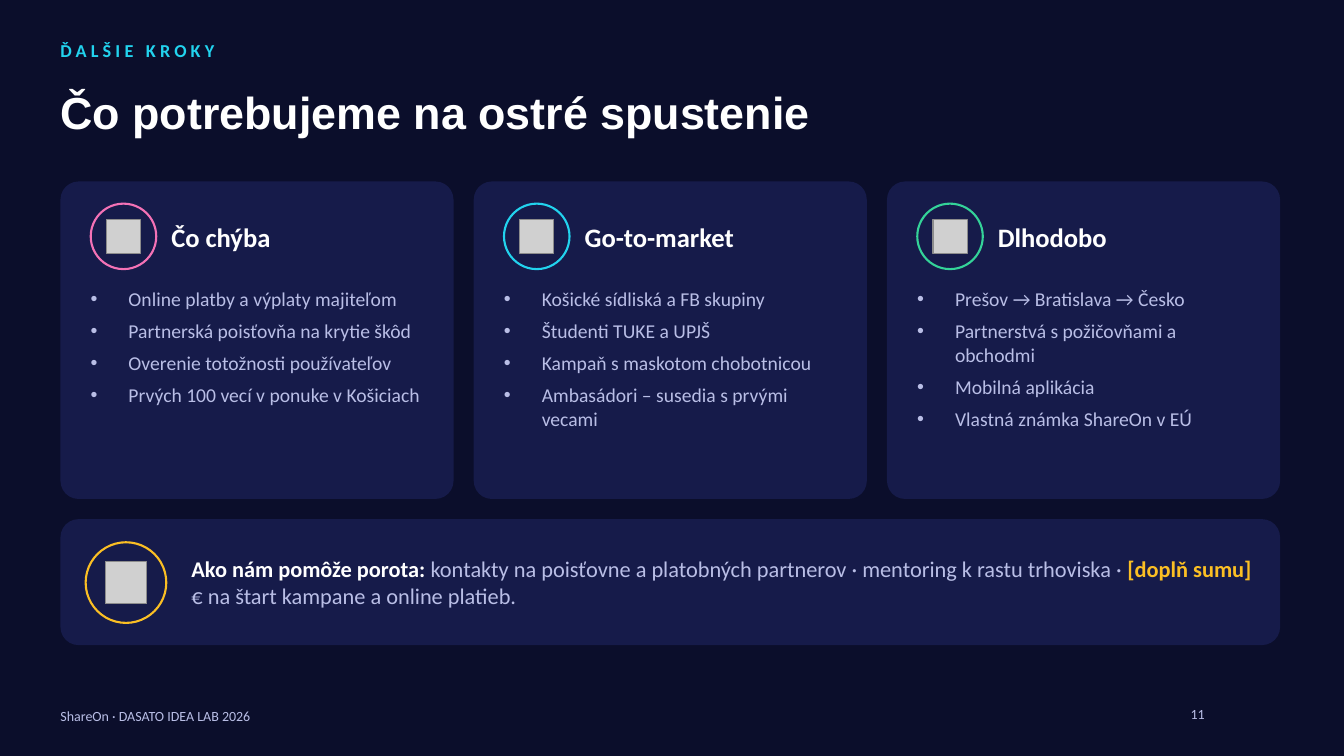
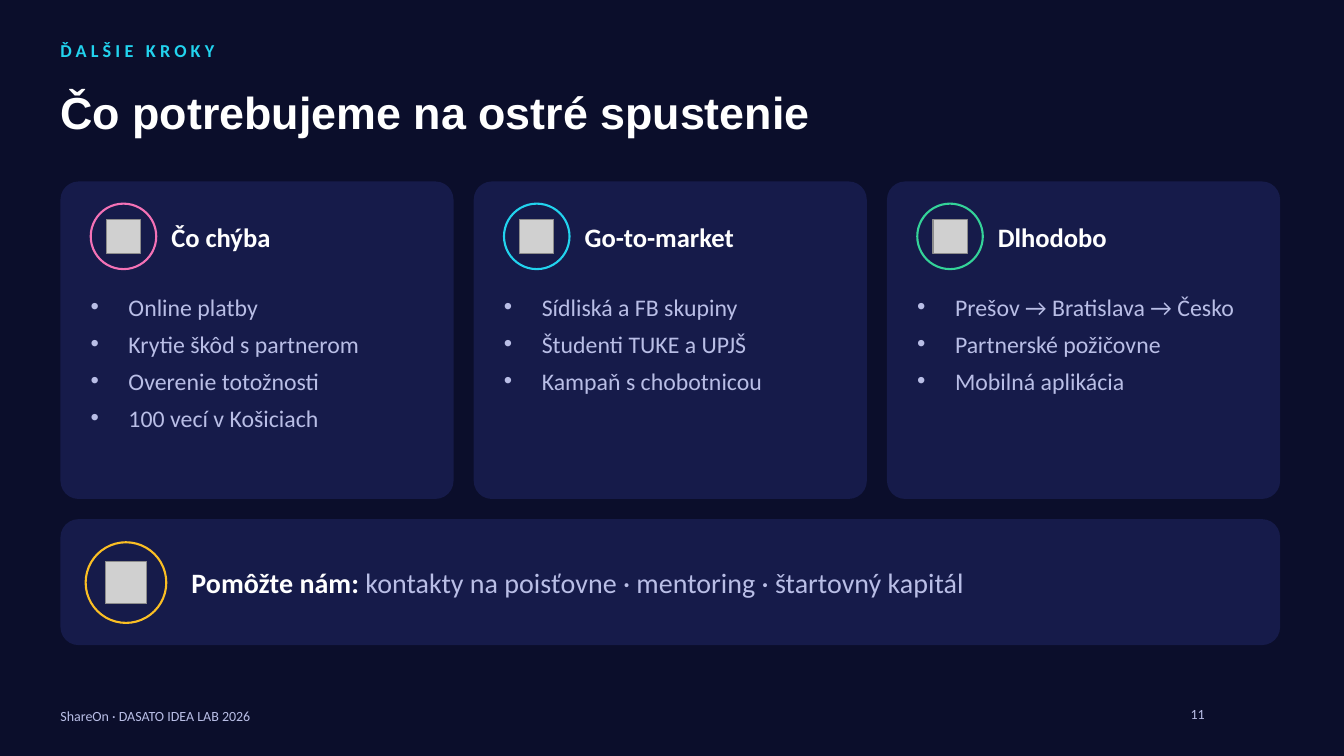
Before and after one commit to samueljurik5-web/shareon, a slide deck: slide 11 of docs/pitch/ShareOn-pitch-deck.pptx. Drawn at 1344x756 pixels with LibreOffice and Linux fonts; fonts in the diff are those of the drawing; grey boxes stand for pictures; background and template pictures are left out. Boxes give left, top, right and bottom in pixels: in the first picture for what was removed or moved away, otherwise in the second. Text is boxed around its words. In the diff, an @@ line names an element or a change of style, - is before the commit and + after.

```diff
--- a/docs/pitch/ShareOn-pitch-deck.pptx
+++ b/docs/pitch/ShareOn-pitch-deck.pptx
@@ text at [128, 299, 359, 427]: text changed; size 14 to 17 pt @@
-• Online platby a výplaty majiteľom
-• Partnerská poisťovňa na krytie škôd
-• Overenie totožnosti používateľov
-• Prvých 100 vecí v ponuke v Košiciach
+• Online platby
+• Krytie škôd s partnerom
+• Overenie totožnosti
+• 100 vecí v Košiciach
@@ text at [542, 299, 737, 320]: text changed; size 14 to 17 pt @@
-• Košické sídliská a FB skupiny
+• Sídliská a FB skupiny
@@ text at [955, 296, 1233, 394]: size 14 to 17 pt in "Prešov → Bratislava → Česko", "Mobilná aplikácia" @@
@@ text at [542, 333, 747, 353]: size 14 to 17 pt in "Študenti TUKE a UPJŠ" @@
@@ text at [955, 336, 1160, 357]: text changed; size 14 to 17 pt @@
-• Partnerstvá s požičovňami a obchodmi
+• Partnerské požičovne
@@ text at [542, 373, 762, 394]: text changed; size 14 to 17 pt @@
-• Kampaň s maskotom chobotnicou
-• Ambasádori – susedia s prvými vecami
+• Kampaň s chobotnicou
@@ text at [955, 410, 1192, 426]: paragraph removed @@
-• Vlastná známka ShareOn v EÚ
@@ text at [191, 573, 964, 598]: text changed; size 16 to 20 pt @@
-Ako nám pomôže porota: kontakty na poisťovne a platobných partnerov · mentoring k rastu trhoviska · [doplň sumu] € na štart kampane a online platieb.
+Pomôžte nám: kontakty na poisťovne · mentoring · štartovný kapitál
```
Also in this commit, not shown: 10 other slides changed, 1 other file.
